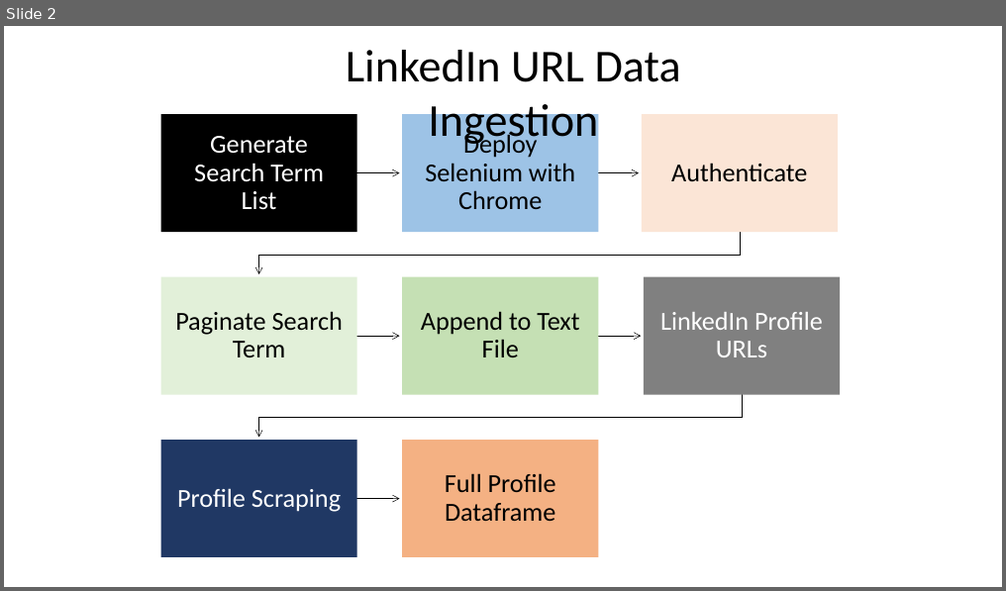
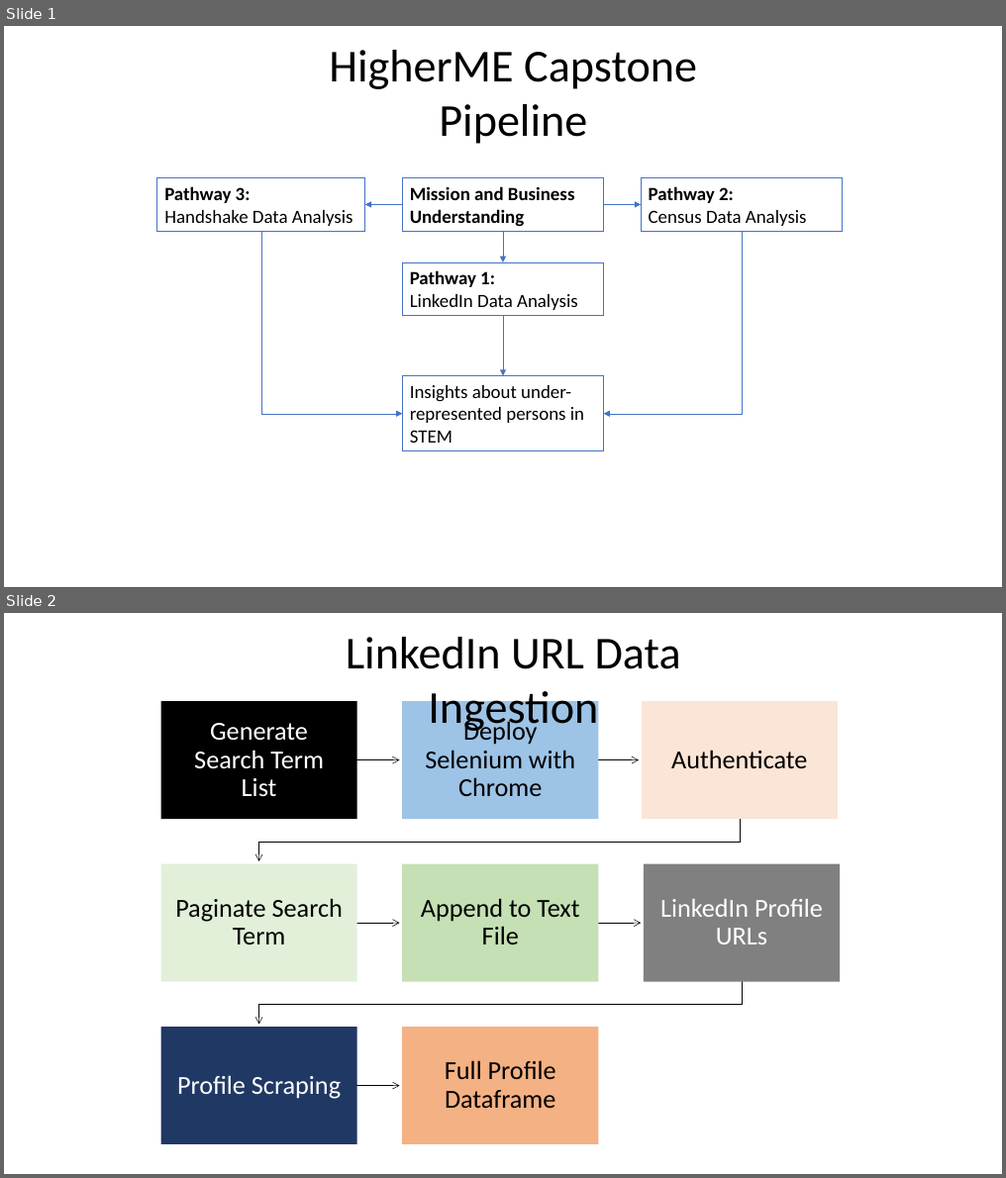
Before and after one commit to kayfilipp/HigherME, a slide deck: pipeline.pptx. Shown one above the other, each under a label of ours: slide 2 before the commit, slides 1 and 2 after it. The pictures are 1006x591 and 1006x1178 pixels, drawn with LibreOffice and Linux fonts; fonts in the diff are those of the drawing. Boxes give left, top, right and bottom in pixels: in the first picture for what was removed or moved away, otherwise in the second. Text is boxed around its words. In the diff, an @@ line names an element or a change of style, - is before the commit and + after.

```diff
--- a/pipeline.pptx
+++ b/pipeline.pptx
@@ slide 1 added at (x1=4, y1=26, x2=1002, y2=587), background #FFFFFF @@
@@ text added at (x1=329, y1=50, x2=697, y2=144), 44 pt, text #000000 @@
+HigherME Capstone Pipeline
@@ rectangle added at (x1=157, y1=178, x2=365, y2=231), outline #4472C4 0.75 pt, 18 pt, text #000000 @@
+Pathway 3:
+Handshake Data Analysis
@@ rectangle added at (x1=402, y1=178, x2=604, y2=231), outline #4472C4 0.75 pt, 18 pt, text #000000, bold @@
+Mission and Business Understanding
@@ rectangle added at (x1=642, y1=178, x2=843, y2=231), outline #4472C4 0.75 pt, 18 pt, text #000000 @@
+Pathway 2:
+Census Data Analysis
@@ elbow arrow added from (261, 231) to (402, 414), #4472C4 0.5 pt @@
@@ arrow added from (402, 205) to (365, 205), #4472C4 0.5 pt @@
@@ arrow added from (503, 231) to (503, 263), #4472C4 0.5 pt @@
@@ arrow added from (604, 205) to (642, 205), #4472C4 0.5 pt @@
@@ elbow arrow added from (742, 231) to (604, 414), #4472C4 0.5 pt @@
@@ rectangle added at (x1=402, y1=263, x2=604, y2=316), outline #4472C4 0.75 pt, 18 pt, text #000000 @@
+Pathway 1:
+LinkedIn Data Analysis
@@ arrow added from (503, 316) to (503, 376), #4472C4 0.5 pt @@
@@ rectangle added at (x1=402, y1=376, x2=604, y2=452), outline #4472C4 0.75 pt, 18 pt, text #000000 @@
+Insights about under-represented persons in STEM
```
Also in this commit, not shown: 2 slides removed, 1 other file.
